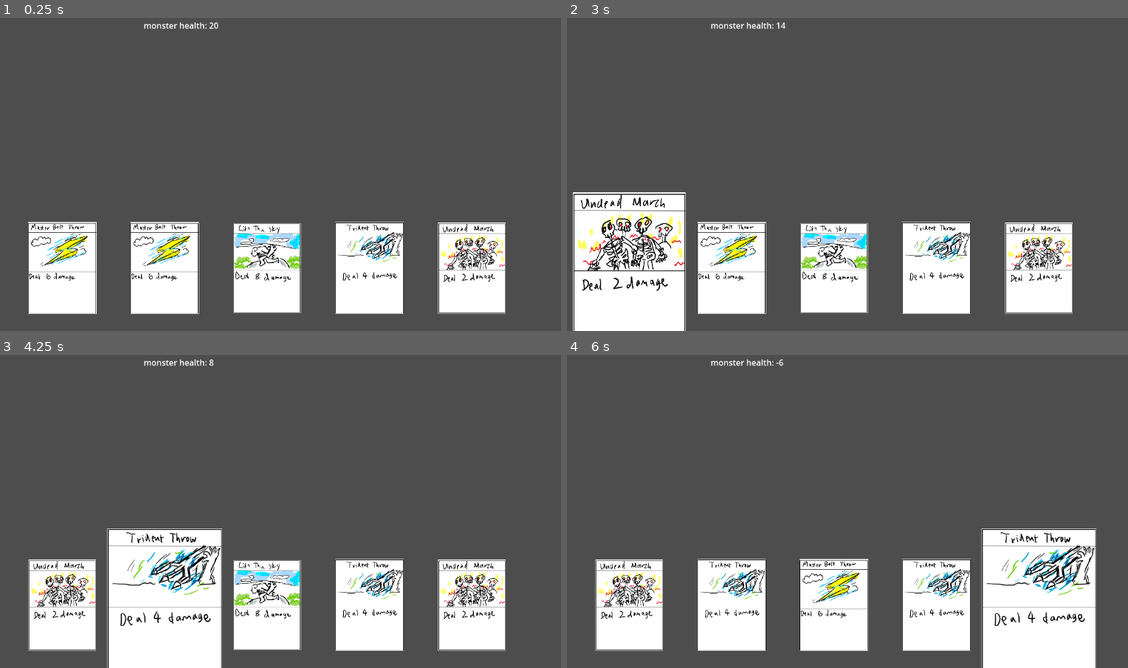
Above: before the commit, frames 1-4 (two rows, left to right).
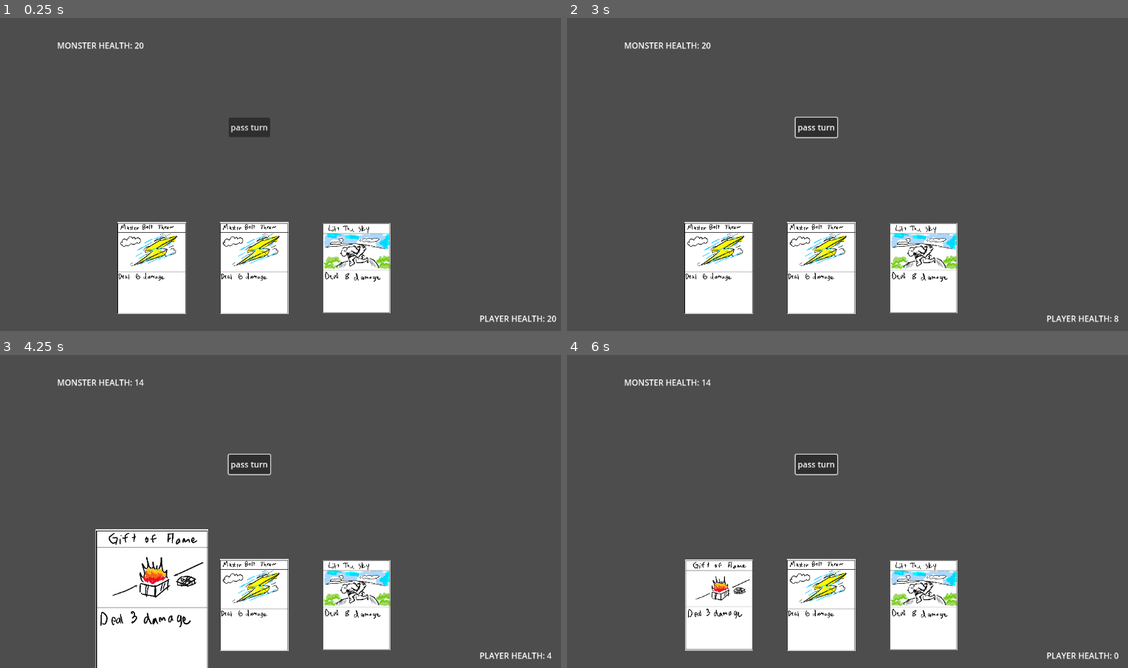
Above: after the commit, the same moments.

Repository: Ducko132/Chariot
Game: Godot game, scene res://game_board.tscn
The game is run twice, just before and just after one commit, with the same random seed, the same clock (stepped at 60 frames per second) and the same inputs. Before the commit the project starts from res://state_machine.tscn.
Inputs (mouse positions are in pixels of both pictures, inside the frame that each line leads up to):
- Up to frame 1 (0.25 s): no input
- Up to frame 2 (3 s): click (813, 127) at 0.5 s, where only the run after the commit has a clickable "pass turn"; click (813, 127) at 1.25 s, where only the run after the commit has a clickable "pass turn"; click (813, 127) at 2 s, where only the run after the commit has a clickable "pass turn"; tap Enter at 2.75 s; move the mouse to (639, 277) at 2.77 s; click (639, 277) at 2.92 s
- Up to frame 3 (4.25 s): tap Space at 3.5 s; move the mouse to (173, 614) at 3.52 s; click (173, 614) at 3.67 s
- Up to frame 4 (6 s): tap Enter at 4.25, 5.75 s; move the mouse to (841, 614) at 4.27 s; click (841, 614) at 4.42 s; tap Space at 5 s; move the mouse to (948, 614) at 5.02 s; click (948, 614) at 5.17 s; move the mouse to (1049, 614) at 5.77 s; click (1049, 614) at 5.92 s

The runs differ from the first frame. In frame 1, 15% of the frame differs, in the area x 5-100%, y 1-98%; in frame 2, 20%, in the area x 1-99%, y 1-100%; in frame 3, 17%; in frame 4, 20%.

Commit message:
Health, statemachine changes
Added player health, monster can do damage, and made it so the statemachine works.

Diff:
--- /dev/null
+++ b/UI.gd
@@ -0,0 +1,9 @@
+extends Control
+
+func _on_pass_turn_pressed():
+	StateMachine.next_state()
+	pass # Replace with function body.
+
+func _process(delta):
+	$CanvasLayer/MonsterHealth.text = "MONSTER HEALTH: " + str(StateMachine.monsterhp)
+	$CanvasLayer/PlayerHealth.text = "PLAYER HEALTH: " + str(StateMachine.playerhp)
--- /dev/null
+++ b/UI.tscn
@@ -0,0 +1,35 @@
+[gd_scene load_steps=2 format=3 uid="uid://cqba6qys75ste"]
+
+[ext_resource type="Script" path="res://UI.gd" id="1_ba8qr"]
+
+[node name="UI" type="Control"]
+layout_mode = 3
+anchors_preset = 15
+anchor_right = 1.0
+anchor_bottom = 1.0
+grow_horizontal = 2
+grow_vertical = 2
+script = ExtResource("1_ba8qr")
+
+[node name="CanvasLayer" type="CanvasLayer" parent="."]
+
+[node name="PlayerHealth" type="Label" parent="CanvasLayer"]
+offset_left = 990.0
+offset_top = 612.0
+offset_right = 1063.0
+offset_bottom = 635.0
+
+[node name="MonsterHealth" type="Label" parent="CanvasLayer"]
+offset_left = 165.0
+offset_top = 78.0
+offset_right = 205.0
+offset_bottom = 101.0
+
+[node name="PassTurn" type="Button" parent="CanvasLayer"]
+offset_left = 500.0
+offset_top = 231.0
+offset_right = 581.0
+offset_bottom = 269.0
+text = "pass turn"
+
+[connection signal="pressed" from="CanvasLayer/PassTurn" to="." method="_on_pass_turn_pressed"]
--- a/card.gd
+++ b/card.gd
@@ -1,10 +1,22 @@
 extends Node2D
 
 enum Cards {Bolt, GiftofFlame, LiftTheSky, TridentThrow, UndeadMarch}
+enum MonsterCards {Bolt, GiftofFlame, LiftTheSky, TridentThrow, UndeadMarch}
+
 enum Resources {Money}
+enum MonsterResources {Money}
+
 signal cardplayed
 
 const ResourceMap = {
+	"Bolt": Resources.Money,
+	"GiftofFlame": Resources.Money,
+	"LiftTheSky": Resources.Money,
+	"TridentThrow": Resources.Money,
+	"UndeadMarch": Resources.Money,
+}
+
+const MonsterResourceMap = {
 	"Bolt": Resources.Money,
 	"GiftofFlame": Resources.Money,
 	"LiftTheSky": Resources.Money,
@@ -20,45 +32,69 @@
 	"UndeadMarch": 2,
 }
 
+const MonsterPower = {
+	"Bolt": 6,
+	"GiftofFlame": 3,
+	"LiftTheSky": 8,
+	"TridentThrow": 4,
+	"UndeadMarch": 2,
+}
+
 const Art = {
 	"Bolt": "res://Art/bolt.png",
 	"GiftofFlame": "res://Art/GiftofFlame.png",
 	"LiftTheSky": "res://Art/LiftTheSky.png",
 	"TridentThrow": "res://Art/tridentThrow.png",
 	"UndeadMarch": "res://Art/UndeadMarch.png",
+	"Blank": "res://Art/blank.png",
+}
+
+const MonsterArt = {
+	"Bolt": "res://Art/bolt.png",
+	"GiftofFlame": "res://Art/GiftofFlame.png",
+	"LiftTheSky": "res://Art/LiftTheSky.png",
+	"TridentThrow": "res://Art/tridentThrow.png",
+	"UndeadMarch": "res://Art/UndeadMarch.png",
+	"Blank": "res://Art/blank.png",
 }
 
 var sprite: Sprite2D
 var area: Area2D
 var card_type
+var revealed = false
+var SpriteTexture
 
 func set_card_type(type):
 	card_type = type
 	print("type",card_type)
 	var texture = load(Art[card_type])
-	$Sprite2D.texture = texture
+	#$Sprite2D.texture = texture
+	SpriteTexture = texture
+	if !revealed:
+		$Sprite2D.texture = load(Art["Blank"])
+	else:
+		$Sprite2D.texture = texture
 	$Sprite2D.scale = Vector2(0.3,0.3)
+
+func reveal():
+	revealed = true
 
 func get_card_type(card):
 	return card.card_type
 
 func _on_mouse_entered():
 	$Sprite2D.scale = Vector2(0.5,0.5)
-	print("mouse in")
-	pass
 
 func _on_mouse_exited():
 	$Sprite2D.scale = Vector2(0.3,0.3)
-	print("mouse gone")
-	pass
 
 func _input_event(viewport, event, shape_idx):
-	if event is InputEventMouseButton and event.pressed:
-		print("click")
-		print("monster loses", Power[self.card_type], "health")
-		#state_machine.play_card()
-		cardplayed.emit(self)
-		self.queue_free()
+	if StateMachine.curstate == StateMachine.State.PLAYER1_PLAY:
+		if event is InputEventMouseButton and event.pressed:
+			print("click")
+			print("monster loses", Power[self.card_type], "health")
+			cardplayed.emit(self)
+			self.queue_free()
 
 func _ready():
 	area = $Sprite2D/Area2D
--- /dev/null
+++ b/game_board.tscn
@@ -0,0 +1,3 @@
+[gd_scene format=3 uid="uid://djmpgqcf2s14l"]
+
+[node name="GameBoard" type="Node2D"]
--- a/project.godot
+++ b/project.godot
@@ -11,13 +11,13 @@
 [application]
 
 config/name="helios"
-run/main_scene="res://state_machine.tscn"
+run/main_scene="res://game_board.tscn"
 config/features=PackedStringArray("4.0", "Forward Plus")
 config/icon="res://icon.svg"
 
 [autoload]
 
-Global="*res://Global.gd"
+StateMachine="*res://state_machine.gd"
 
 [rendering]
 
--- a/state_machine.gd
+++ b/state_machine.gd
@@ -1,12 +1,17 @@
 extends Node2D
 var CardScene = preload("res://card.tscn")
 var Cards = preload("res://card.gd")
+var UI = preload("res://UI.tscn")
 var CardsEnum = Cards.Cards
 var Power = Cards.Power
 var Art = Cards.Art
 
+#var MonsterCardsEnum = Cards.MonsterCards
+#var MonsterPower = Cards.MonsterPower
+#var MonsterArt = Cards.MonsterArt
+
 enum State {BEGIN, DEAL, PLAYER1_DRAW, PLAYER1_PLAY, MONSTERTURN, END}
-var curstate = State.BEGIN
+@export var curstate = State.PLAYER1_DRAW
 var state_time = 0.0
 var playpos
 var cardNodes = []
@@ -20,7 +25,10 @@
 var deck = []
 var hand = []
 
+@onready var game_board = get_node("/root/GameBoard")
 func _ready():
+	var NewUI = UI.instantiate()
+	game_board.add_child(NewUI)
 	rng.randomize()
 
 	for i in 8:
@@ -30,41 +38,49 @@
 	print("deck",deck)
 	print("we're starting")
 
-	for i in 5:
+	for i in 3:
 		var idx = rng.randi_range(0,deck.size()-1)
 		hand.append(deck[idx])
 		deck.remove_at(idx)
 
-	print("hand",hand)
-	print(hand[2])
+	#print("hand",hand)
+	#print(hand[2])
 	var testcard = hand[2]
 	#print("power",Cards.Power[CardsEnum.get(testcard)])
 
 
-	for i in 5:
+	for i in 3:
 		var card = CardScene.instantiate()
+		card.reveal()
 		card.cardplayed.connect(play_card)
 		var card_type = hand[i]
 		card.set_card_type(card_type)
-		add_child(card)
+		game_board.add_child(card)
 		cardNodes.append(card)
-		card.position = Vector2((i*200)+175,525)
+		card.position = Vector2((i*200)+350,525)
 		print(card.position)
 
 func _process(delta):
-	$Label.text = "monster health: " + str(monsterhp)
+	#$Label.text = "monster health: " + str(monsterhp)
 	if monsterhp <= 0:
-		print("GGWP")
+		curstate = State.END
+		print("GG PLAYER!")
+
+	if playerhp <= 0:
+		curstate = State.END
+		print("Better luck next time")
 
 func play_card(card):
-	var idx = hand.find(card)
-	print("gklahglkdjafklsajf", card.position)
-	monsterhp -= Power[card.get_card_type(card)]
-	playpos = card.position
-	spawn_card()
+	if curstate == State.PLAYER1_PLAY:
+		var idx = hand.find(card)
+		print("gklahglkdjafklsajf", card.position)
+		monsterhp -= Power[card.get_card_type(card)]
+		playpos = card.position
+		spawn_card()
 
 func spawn_card():
 	var card = CardScene.instantiate()
+	card.reveal()
 	if deck.size() != 0:
 		if deck.size() == 1:
 			var idx = 0
@@ -72,7 +88,7 @@
 			var card_type = deck[idx]
 			deck.remove_at(idx)
 			card.set_card_type(card_type)
-			add_child(card)
+			game_board.add_child(card)
 			cardNodes.append(card)
 			card.position = playpos
 			print("you're decked")
@@ -82,7 +98,7 @@
 			var card_type = deck[idx]
 			deck.remove_at(idx)
 			card.set_card_type(card_type)
-			add_child(card)
+			game_board.add_child(card)
 			cardNodes.append(card)
 			card.position = playpos
 
@@ -90,6 +106,20 @@
 	hand.append(deck[0])
 	deck.remove_at(0)
 	pass
+
+func next_state():
+	if curstate == State.PLAYER1_DRAW:
+		print("player 1 drawing")
+		#draw_card()
+		switch_states(State.PLAYER1_PLAY)
+	elif curstate == State.PLAYER1_PLAY:
+		switch_states(State.MONSTERTURN)
+		print("player 1 playing cards now")
+	elif curstate == State.MONSTERTURN:
+		print("MONSTER TURN!!")
+		switch_states(State.PLAYER1_DRAW)
+	elif curstate == State.END:
+		print("game over!")
 
 func switch_states(new_state: State):
 	curstate = new_state
@@ -101,11 +131,15 @@
 		print("drawing hand cards")
 	elif new_state == State.PLAYER1_DRAW:
 		print("player 1 drawing")
-		#draw_card()
+		#spawn_card()
 		switch_states(State.PLAYER1_PLAY)
 	elif new_state == State.PLAYER1_PLAY:
 		print("player 1 playing cards now")
 	elif new_state == State.MONSTERTURN:
+		# monster does damage to the player
+		playerhp -= 4
+		print("playerhealth: ", playerhp)
+		switch_states(State.PLAYER1_DRAW)
 		print("player 2 drawing")
 	elif new_state == State.END:
 		print("game over!")
--- a/state_machine.tscn
+++ b/state_machine.tscn
@@ -4,9 +4,3 @@
 
 [node name="StateMachine" type="Node2D"]
 script = ExtResource("1_1up70")
-
-[node name="Label" type="Label" parent="."]
-offset_left = 334.0
-offset_top = 39.0
-offset_right = 409.0
-offset_bottom = 79.0
Binary file added: monster.PNG
Not shown, added: monster.PNG.import
